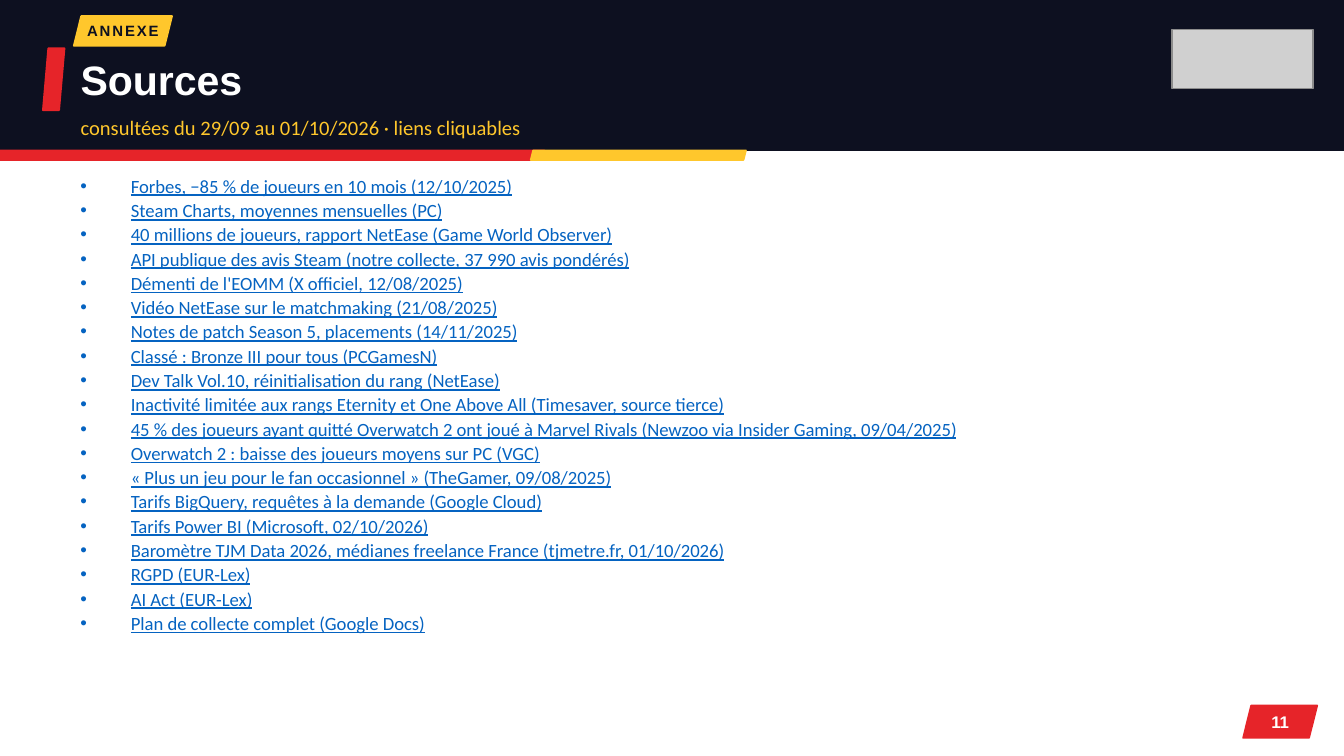
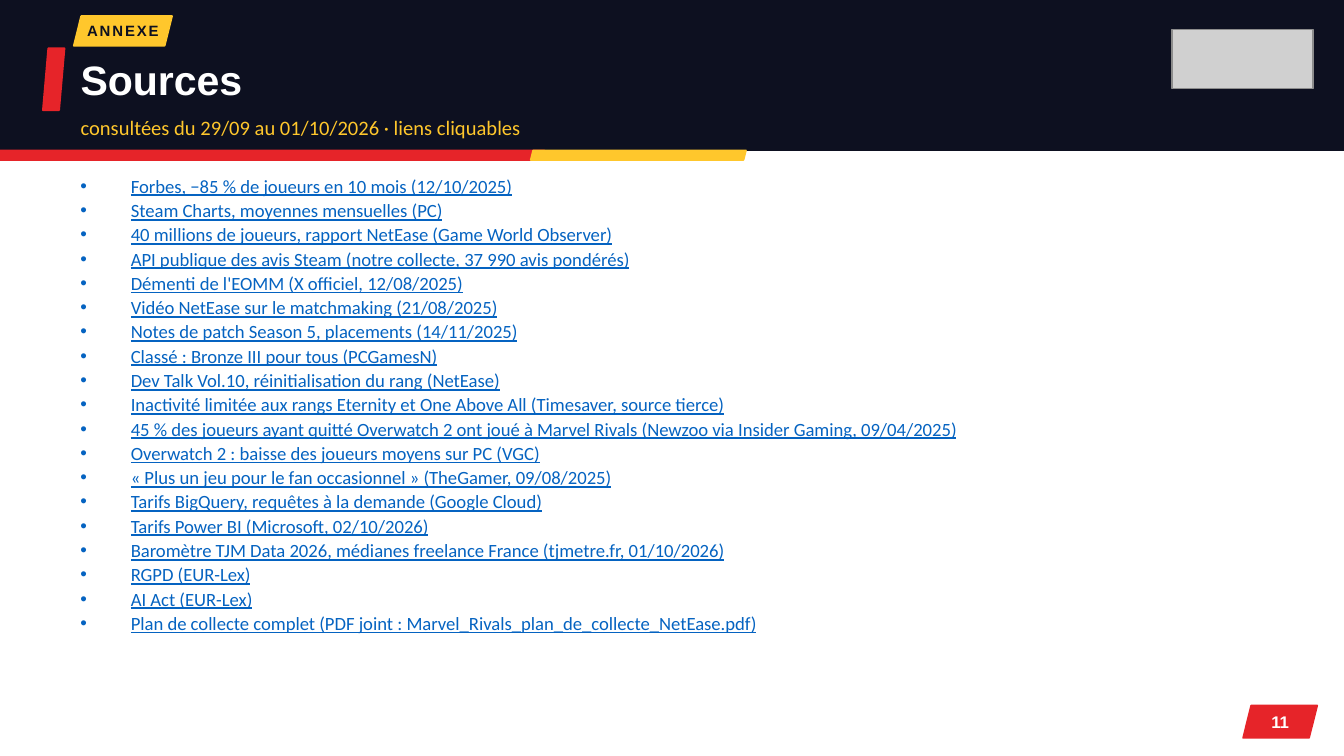
Before and after one commit to noeantoniov1-crypto/SOCIO, a slide deck: slide 11 of docs/presentation/pitch_marvel_rivals_netease.pptx. Drawn at 1344x756 pixels with LibreOffice and Linux fonts; fonts in the diff are those of the drawing; grey boxes stand for pictures. Boxes give left, top, right and bottom in pixels: in the first picture for what was removed or moved away, otherwise in the second. Text is boxed around its words. In the diff, an @@ line names an element or a change of style, - is before the commit and + after.

```diff
--- a/docs/presentation/pitch_marvel_rivals_netease.pptx
+++ b/docs/presentation/pitch_marvel_rivals_netease.pptx
@@ text at (131, 616, 757, 633): text changed @@
-• Plan de collecte complet (Google Docs)
+• Plan de collecte complet (PDF joint : Marvel_Rivals_plan_de_collecte_NetEase.pdf)
```
Also in this commit, not shown: 6 other slides changed, 2 other files.
